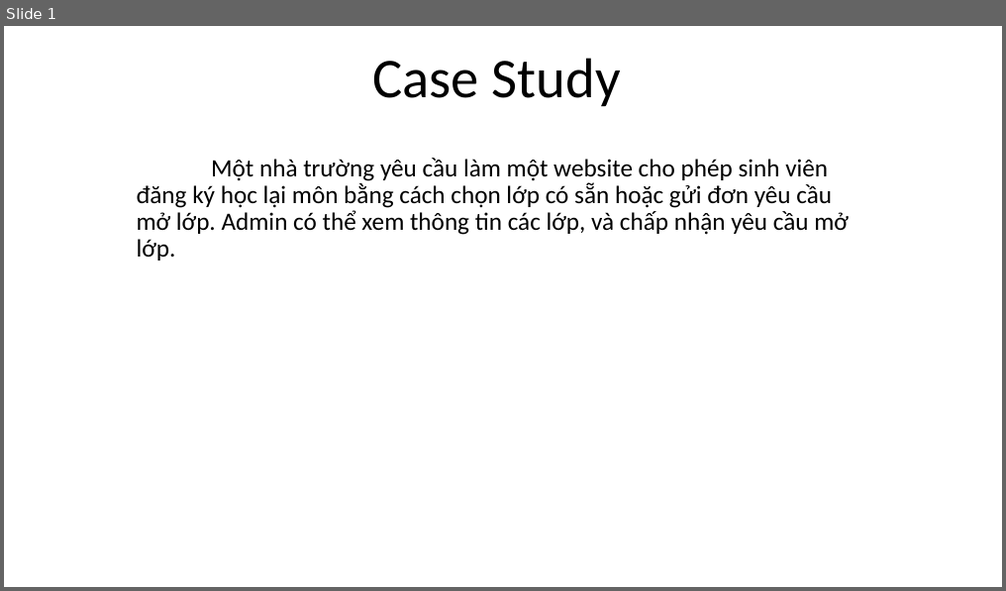
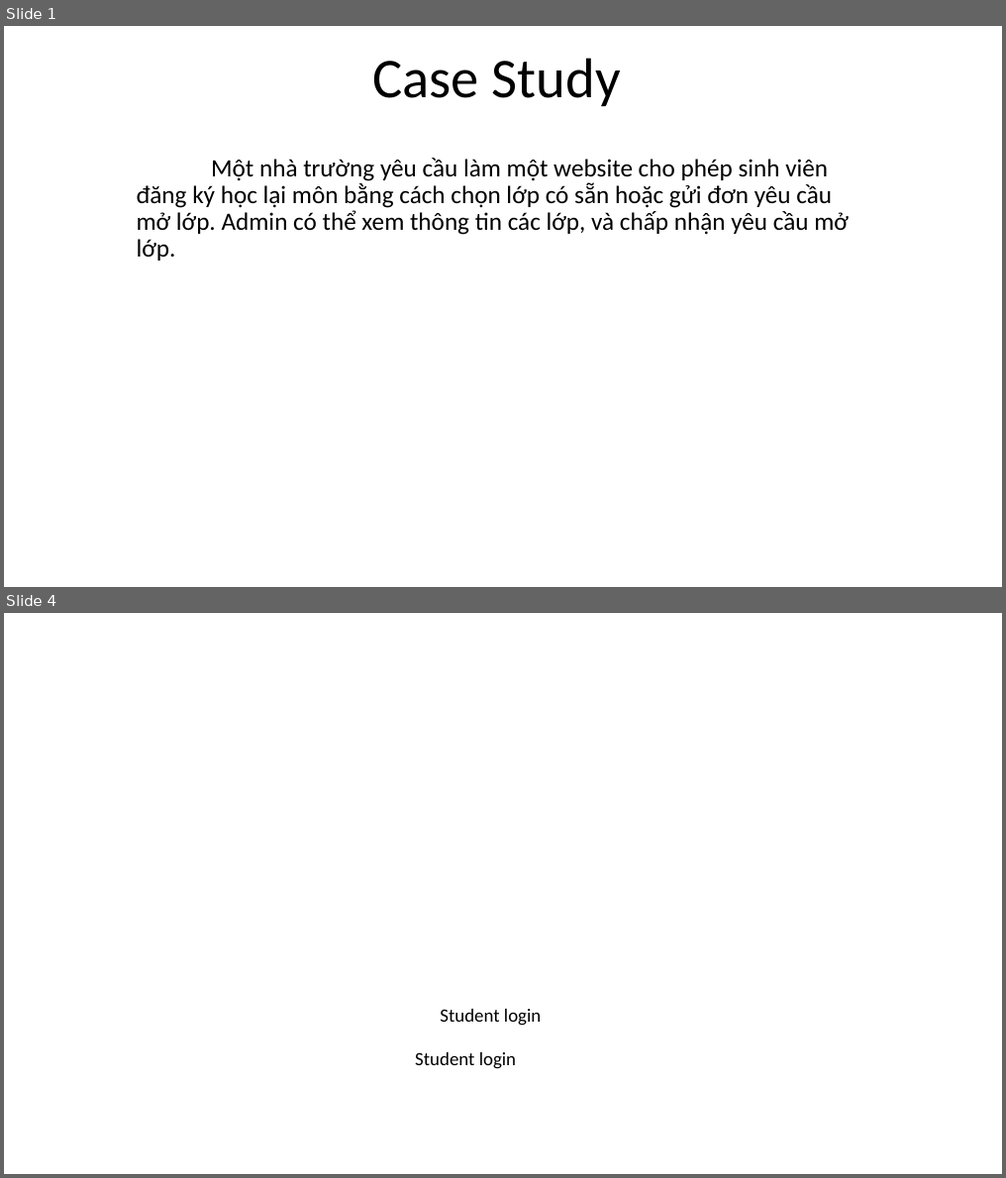
Before and after one commit to tranducthang511/PRJ301_1, a slide deck: Report.pptx. Shown one above the other, each under a label of ours: slide 1 before the commit, slides 1 and 4 after it; the slides between them are not shown. The pictures are 1006x591 and 1006x1178 pixels, drawn with LibreOffice and Linux fonts; fonts in the diff are those of the drawing; background and template pictures are left out. Boxes give left, top, right and bottom in pixels: in the first picture for what was removed or moved away, otherwise in the second. Text is boxed around its words. In the diff, an @@ line names an element or a change of style, - is before the commit and + after.

```diff
--- a/Report.pptx
+++ b/Report.pptx
@@ slide 4 added at box(4, 613, 1002, 1174), background picture (left out) @@
@@ text added at box(440, 1009, 541, 1026), 18 pt, text #000000 @@
+Student login
@@ text added at box(415, 1053, 516, 1069), 18 pt, text #000000 @@
+Student login
```
Also in this commit, not shown: 17 other slides added, 4 other files.
